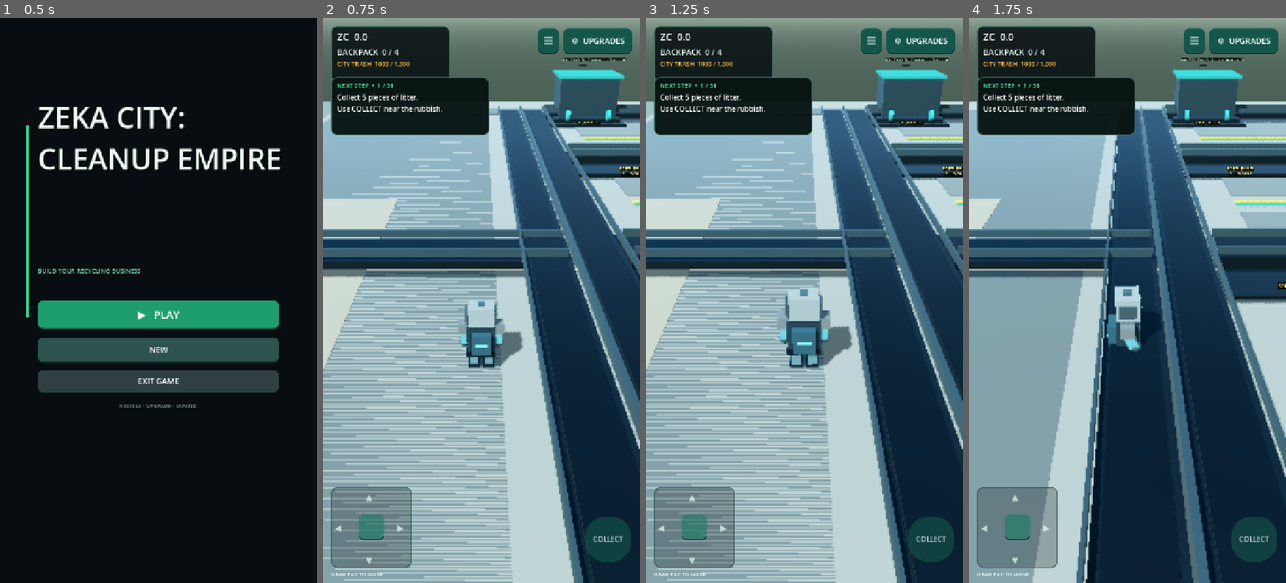
Above: before the commit, frames 1-4 (left to right).
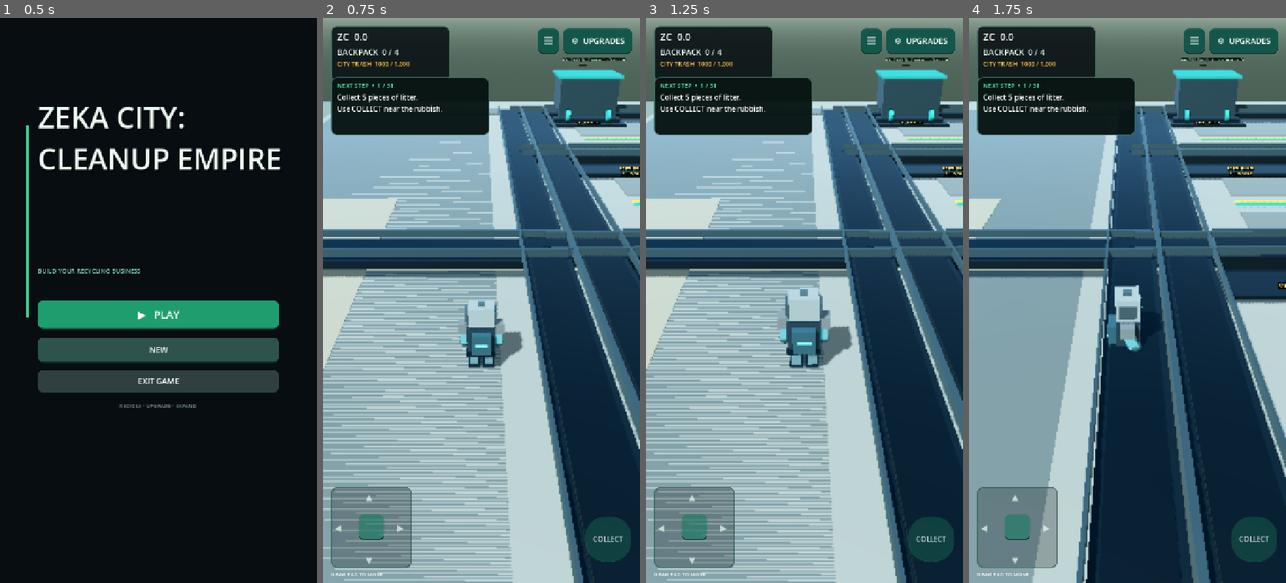
Above: after the commit, the same moments.

Repository: zekainstabot/trash-empire
Game: Godot game, scene res://Scenes/Main.tscn
Same seed, same stepped clock (60 frames per second), same inputs: the game is played once before the commit and once after it.
Inputs (mouse positions are in pixels of both pictures, inside the frame that each line leads up to):
- Up to frame 1 (0.5 s): no input
- Up to frame 2 (0.75 s): click "▶ PLAY" at 0.5 s
- Up to frame 3 (1.25 s): no input
- Up to frame 4 (1.75 s): move the mouse to (1197, 272) at 1.27 s; hold D (move_right) from 1.28 s (still down); click (1197, 272) at 1.42 s

Frame 1 is identical in both runs. In frame 2, 0.7% of the frame differs, in the area x 58-100%, y 15-46%; in frame 3, 0.7%; in frame 4, 0.8%, in the area x 50-92%, y 15-44%.

Commit message:
Smooth conveyor bends into first machines

Diff:
--- a/Scripts/main.gd
+++ b/Scripts/main.gd
@@ -3849,6 +3849,21 @@
 		var feed_roller := _cylinder("FactoryFirstMachineFeedRoller", Vector3(145.2, 0.88, float(roller_z)), 0.045, 1.05, Color(0.12, 0.16, 0.17), false)
 		feed_roller.rotation_degrees.x = 90.0
 
+	# Rounded-looking elbow branches join the cross-feed belt to each first machine.
+	for row in range(5):
+		var feed_z := _factory_row_z(row)
+		# Short diagonal belt plates approximate a smooth 90-degree conveyor bend.
+		for bend_i in range(3):
+			var bend_t := float(bend_i + 1) / 4.0
+			var bend_x := 145.2 + bend_t * 2.8
+			var bend_z := feed_z - (1.0 - bend_t) * 0.45
+			var bend := _box("FactoryFirstMachineFeedBend%d_%d" % [row, bend_i], Vector3(bend_x, 0.91, bend_z), Vector3(1.15, 0.12, 1.25), belt_color, false)
+			bend.rotation_degrees.y = -35.0 + bend_t * 35.0
+		_box("FactoryFirstMachineFeedBranchFrame%d" % row, Vector3(147.35, 0.68, feed_z), Vector3(4.3, 0.30, 1.45), dark_steel, false)
+		_box("FactoryFirstMachineFeedBranchBelt%d" % row, Vector3(147.35, 0.89, feed_z), Vector3(4.15, 0.08, 1.18), belt_color, false)
+		for branch_side in [feed_z - 0.68, feed_z + 0.68]:
+			_box("FactoryFirstMachineFeedBranchRail%d" % row, Vector3(147.35, 1.08, branch_side), Vector3(4.15, 0.28, 0.08), steel, false)
+
 	mega_factory_machine_labels.clear()
 	for row in range(5):
 		var z := _factory_row_z(row)
